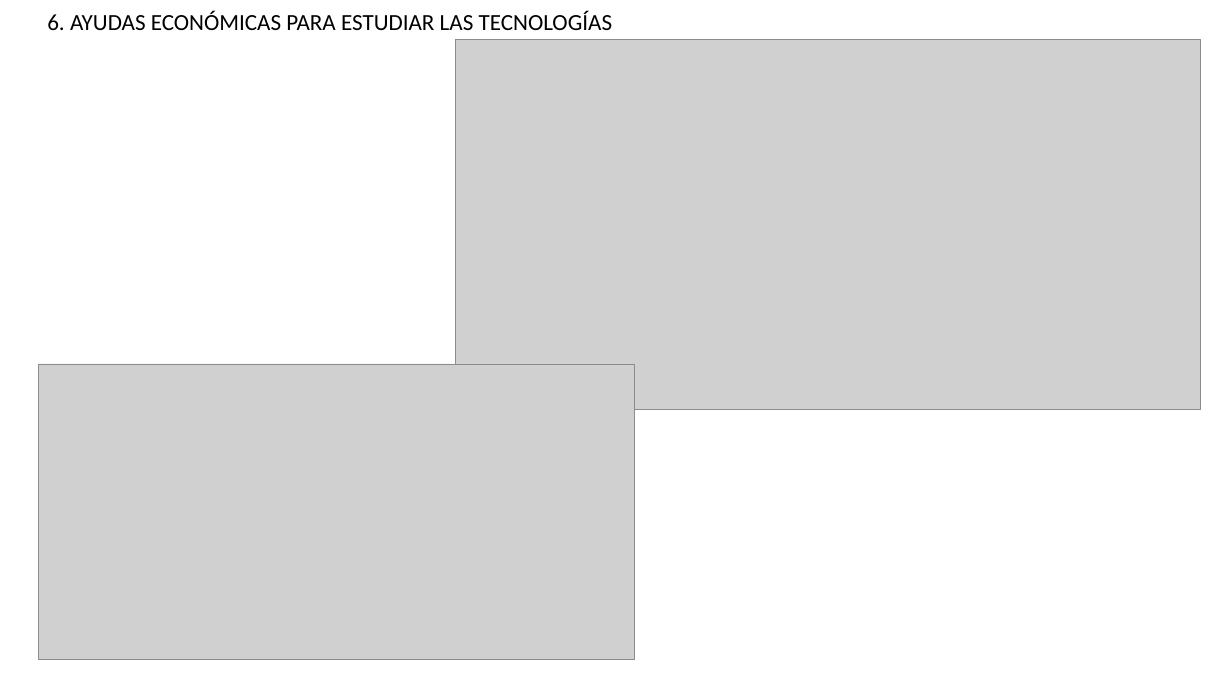
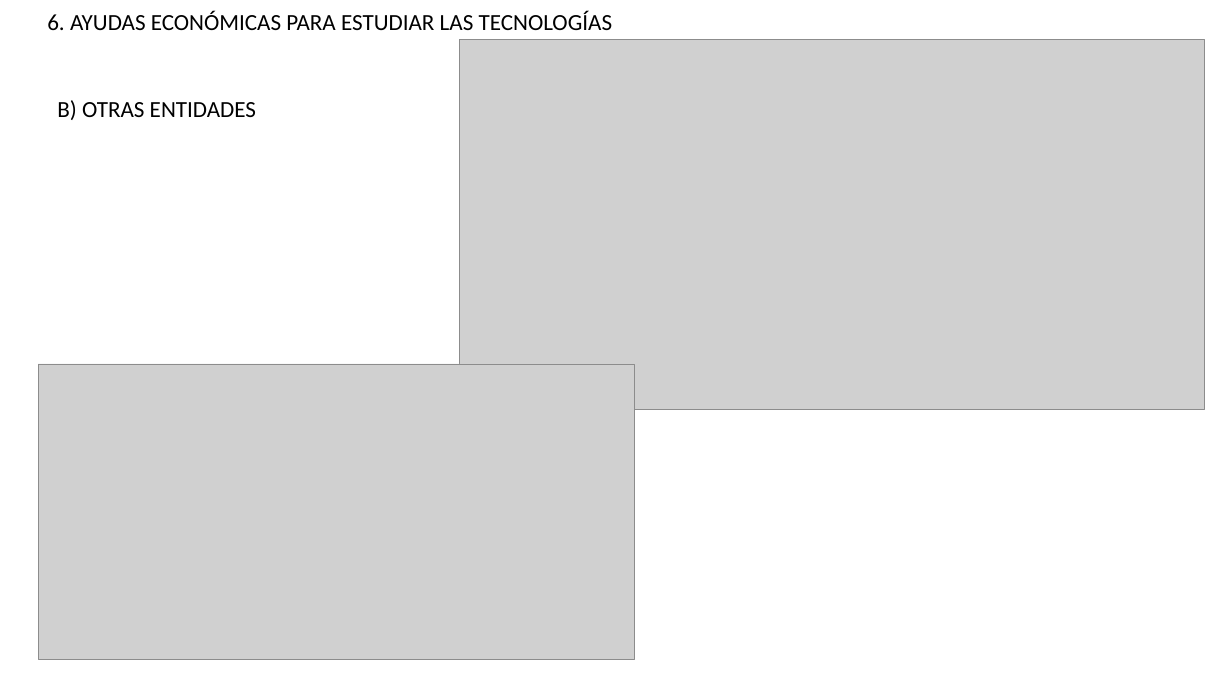
Before and after one commit to DarioCuevasLopez/TG1, a slide deck: slide 2 of TG1.Agustinrg.pptx. Drawn at 1232x693 pixels with LibreOffice and Linux fonts; fonts in the diff are those of the drawing; grey boxes stand for pictures. Boxes give left, top, right and bottom in pixels: in the first picture for what was removed or moved away, otherwise in the second. Text is boxed around its words. In the diff, an @@ line names an element or a change of style, - is before the commit and + after.

```diff
--- a/TG1.Agustinrg.pptx
+++ b/TG1.Agustinrg.pptx
@@ picture moved from (x1=455, y1=40, x2=1201, y2=409) to (x1=459, y1=40, x2=1205, y2=409) @@
@@ text added at (x1=57, y1=100, x2=256, y2=120), 18 pt, text #000000 @@
+B) OTRAS ENTIDADES
```
Also in this commit, not shown: 1 other slide changed, 2 slides added.
